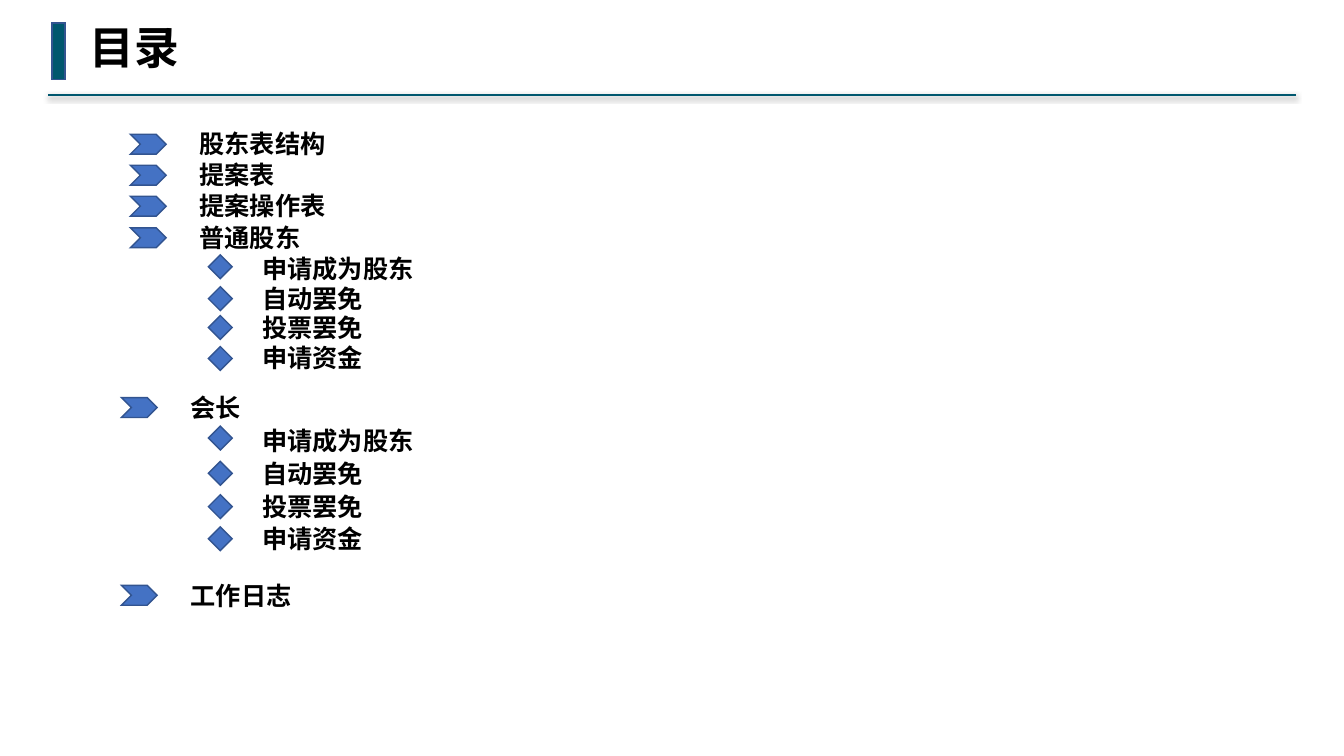
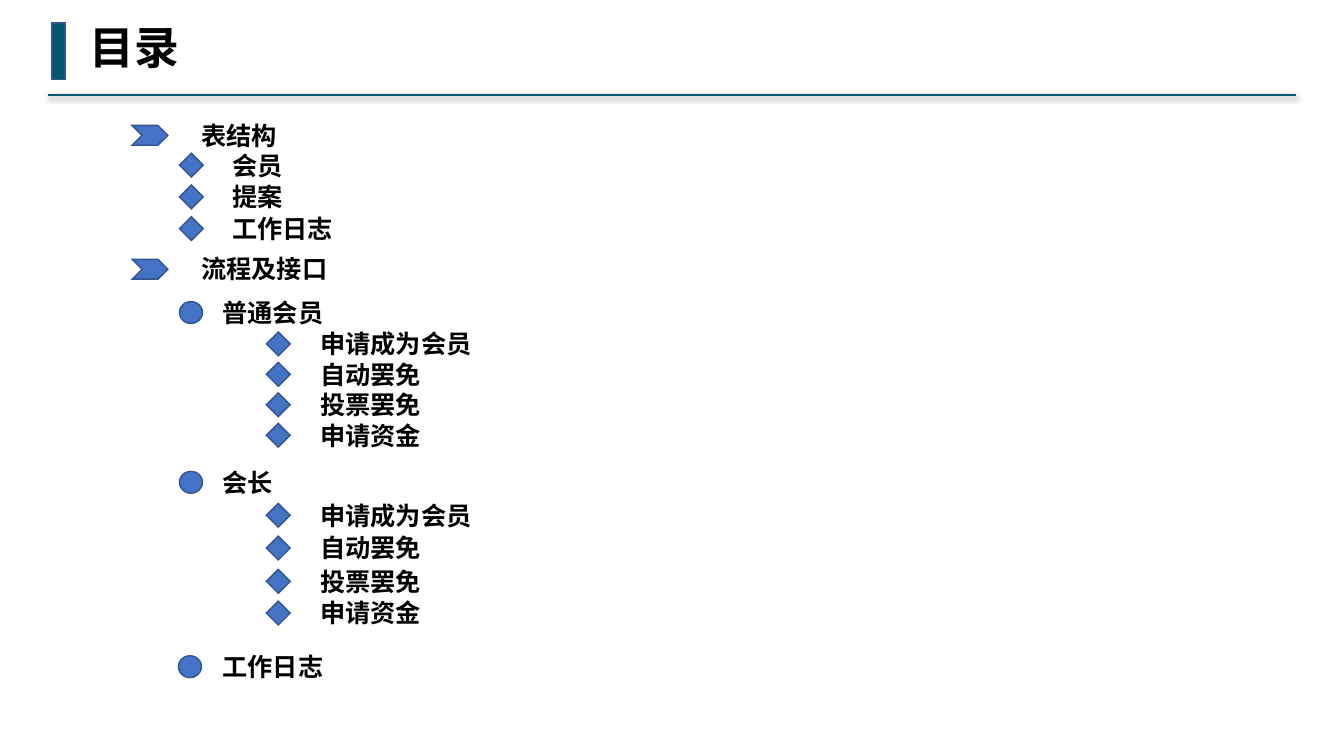
Before and after one commit to buddhachain/buddhaContract, a slide deck: slide 1 of doc/01.基金会.pptx. Drawn at 1344x756 pixels with LibreOffice and Linux fonts; fonts in the diff are those of the drawing. Boxes give left, top, right and bottom in pixels: in the first picture for what was removed or moved away, otherwise in the second. Text is boxed around its words. In the diff, an @@ line names an element or a change of style, - is before the commit and + after.

```diff
--- a/doc/01.基金会.pptx
+++ b/doc/01.基金会.pptx
@@ chevron: place and size @@
-chevron at bbox=[130, 134, 165, 154]
+chevron at bbox=[132, 126, 167, 146]
@@ text at bbox=[201, 123, 277, 148]: text changed @@
-股东表结构
+表结构
@@ chevron removed at bbox=[130, 165, 165, 186] @@
@@ diamond added at bbox=[179, 153, 204, 177], fill #4472C4, outline #325491 1 pt @@
@@ text added at bbox=[232, 153, 282, 178], 18 pt, text #000000, bold @@
+会员
@@ chevron removed at bbox=[130, 197, 165, 217] @@
@@ diamond added at bbox=[179, 186, 204, 210], fill #4472C4, outline #325491 1 pt @@
@@ text removed at bbox=[200, 193, 326, 218] @@
-提案操作表
@@ text at bbox=[232, 184, 282, 208]: text changed @@
-提案表
+提案
@@ diamond added at bbox=[179, 217, 204, 241], fill #4472C4, outline #325491 1 pt @@
@@ text added at bbox=[232, 216, 333, 241], 18 pt, text #000000, bold @@
+工作日志
@@ chevron: place and size @@
-chevron at bbox=[130, 228, 165, 248]
+chevron at bbox=[132, 259, 167, 279]
@@ text added at bbox=[201, 256, 327, 281], 18 pt, text #000000, bold @@
+流程及接口
@@ ellipse added at bbox=[179, 301, 203, 324], fill #4472C4, outline #325491 1 pt @@
@@ text at bbox=[223, 300, 324, 325]: text changed @@
-普通股东
+普通会员
@@ text at bbox=[320, 331, 471, 356]: text changed @@
-申请成为股东
+申请成为会员
@@ chevron removed at bbox=[122, 398, 157, 418] @@
@@ 8 diamonds: place and size @@
-8 diamonds at bbox=[209, 255, 233, 552]
+8 diamonds at bbox=[266, 332, 290, 625]
@@ 6 texts: place and size @@
-6 texts at bbox=[262, 286, 363, 551]
+6 texts at bbox=[320, 362, 421, 625]
@@ ellipse added at bbox=[179, 472, 203, 494], fill #4472C4, outline #325491 1 pt @@
@@ text "会长": place and size @@
-text "会长" at bbox=[191, 395, 241, 419]
+text "会长" at bbox=[223, 470, 273, 494]
@@ text at bbox=[320, 503, 471, 528]: text changed @@
-申请成为股东
+申请成为会员
@@ chevron removed at bbox=[122, 586, 157, 606] @@
@@ ellipse added at bbox=[178, 656, 202, 679], fill #4472C4, outline #325491 1 pt @@
@@ text "工作日志": place and size @@
-text "工作日志" at bbox=[191, 583, 292, 608]
+text "工作日志" at bbox=[223, 654, 324, 679]
```
Also in this commit, not shown: 5 other slides changed, 7 slides removed, 6 other files.
